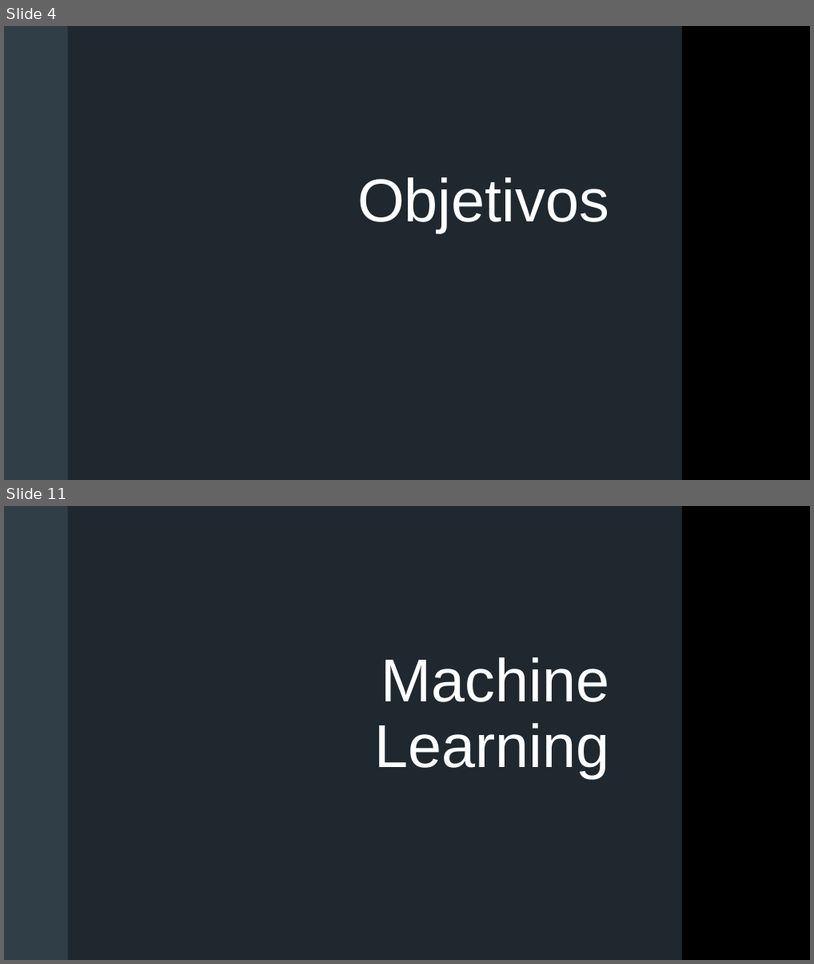
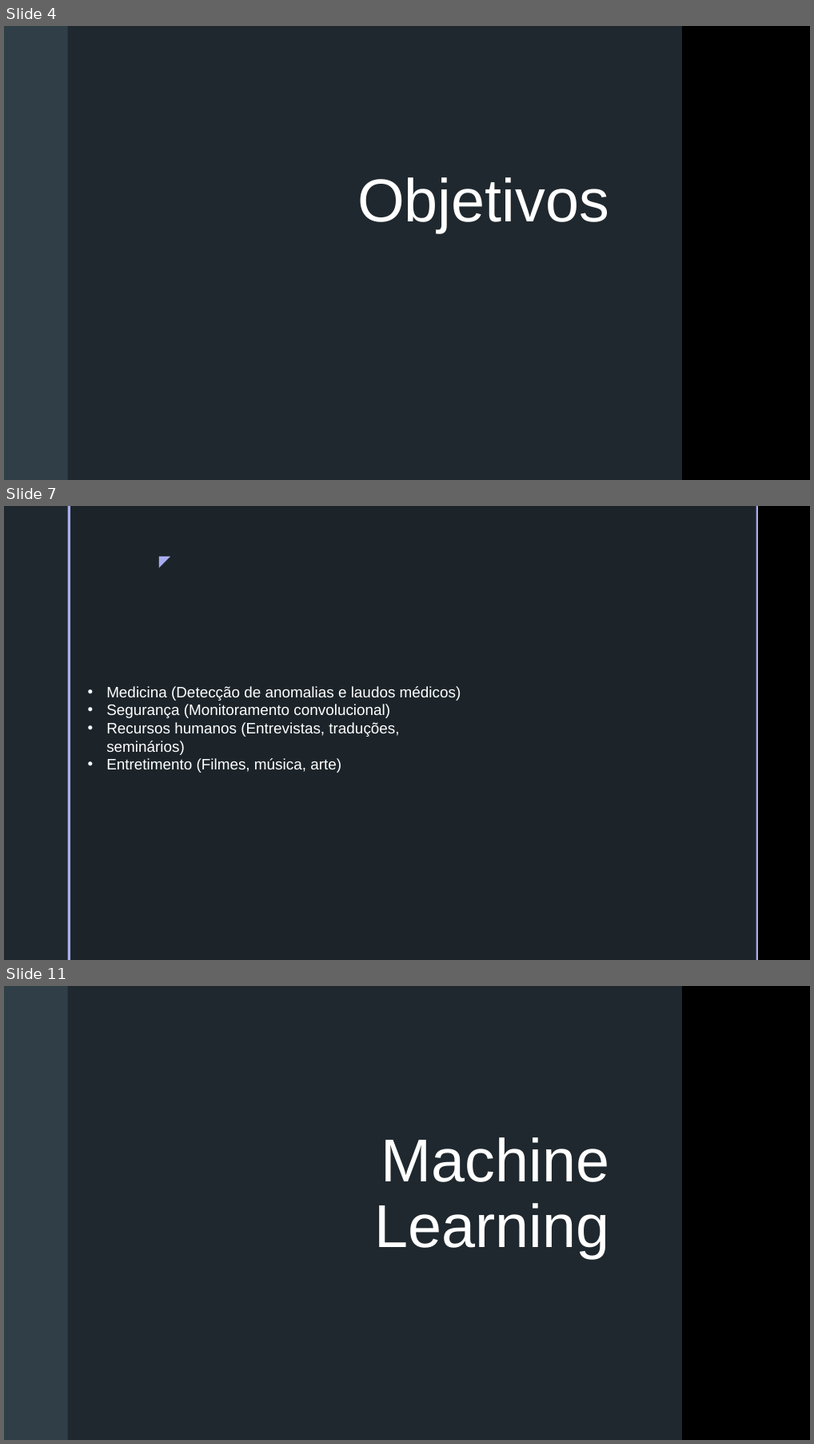
Before and after one commit to batestin1/coding_the_future_dio_redes_neurais, a slide deck: materiais/redes_neurais_dio.pptx. Shown one above the other, each under a label of ours: slides 4 and 11 before the commit, slides 4, 7 and 11 after it; the slides between them are not shown. The pictures are 814x964 and 814x1444 pixels, drawn with LibreOffice and Linux fonts; fonts in the diff are those of the drawing; grey boxes stand for pictures; background and template pictures are left out. Boxes give left, top, right and bottom in pixels: in the first picture for what was removed or moved away, otherwise in the second. Text is boxed around its words. In the diff, an @@ line names an element or a change of style, - is before the commit and + after.

```diff
--- a/materiais/redes_neurais_dio.pptx
+++ b/materiais/redes_neurais_dio.pptx
@@ slide 7 added at (4, 506, 810, 960), background picture (left out); not listed: 2 template elements that a slide beside it also shows @@
@@ rectangle added at (4, 506, 67, 960), fill #1F282E @@
@@ rectangle added at (67, 506, 70, 960), fill #A9ACEE @@
@@ text added at (149, 548, 177, 572), 18 pt, text #A9ACEE @@
+◤
@@ text added at (106, 686, 462, 772), 18 pt, text #FFFFFF @@
+• Medicina (Detecção de anomalias e laudos médicos)
+• Segurança (Monitoramento convolucional)
+• Recursos humanos (Entrevistas, traduções, seminários)
+• Entretimento (Filmes, música, arte)
```
Also in this commit, not shown: 5 slides changed, 4 other slides added, 10 slides removed, 5 other files.
